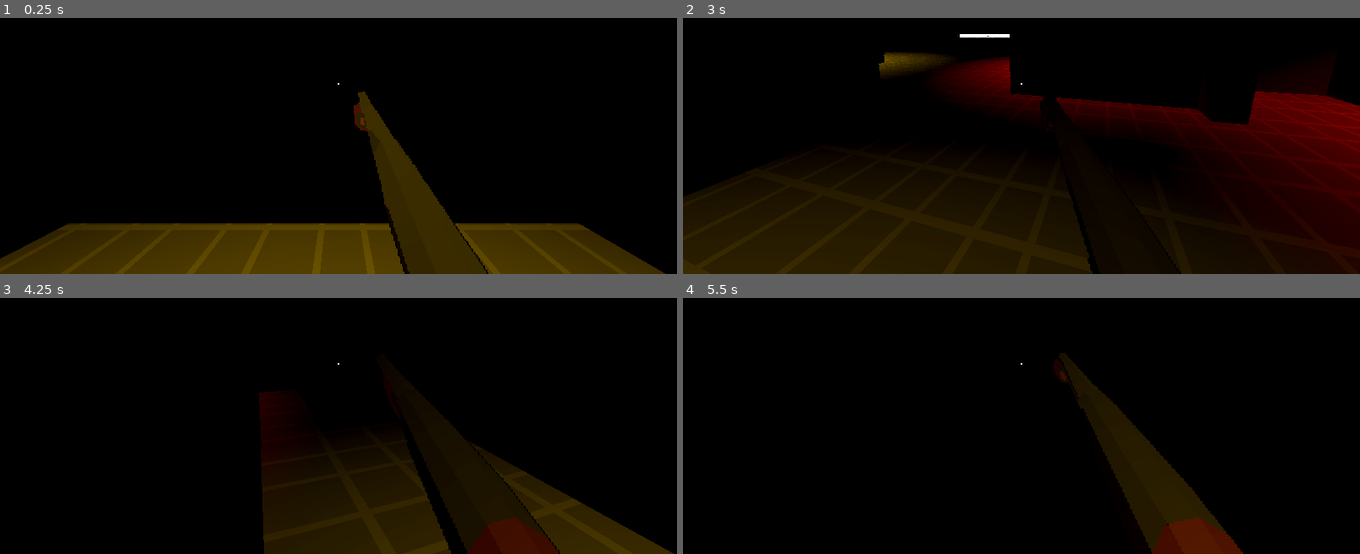
Above: before the commit, frames 1-4 (two rows, left to right).
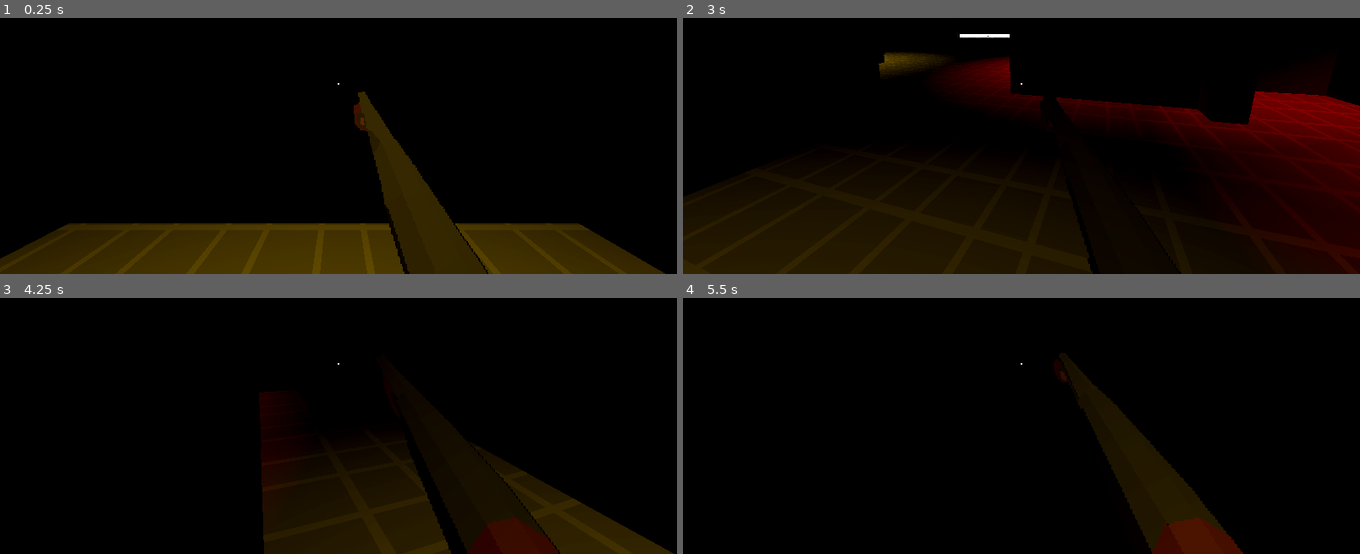
Above: after the commit, the same moments.

Repository: Rain-Gayming/zomboid-like
Game: Godot game, scene res://world/levels/level_3.tscn
The game is run twice, just before and just after one commit, with the same random seed, the same clock (stepped at 60 frames per second) and the same inputs.
Inputs (mouse positions are in pixels of both pictures, inside the frame that each line leads up to):
- Up to frame 1 (0.25 s): no input
- Up to frame 2 (3 s): move the mouse to (1055, 82) at 0.52 s; hold W (movement_forward) from 0.53 s (still down); click (1055, 82) at 0.6 s; tap Space (movement_jump) at 0.77, 1.52 s; move the mouse to (987, 84) at 1.27 s; click (987, 84) at 1.35 s; move the mouse to (1035, 76) at 2.02 s; click (1035, 76) at 2.1 s; tap Enter at 2.75 s; move the mouse to (1014, 89) at 2.77 s; click (1014, 89) at 2.85 s
- Up to frame 3 (4.25 s): keep holding W (movement_forward); tap Space (movement_jump) at 3.02, 3.77 s; move the mouse to (385, 369) at 3.52 s; click (385, 369) at 3.6 s
- Up to frame 4 (5.5 s): keep holding W (movement_forward); move the mouse to (967, 359) at 4.27 s; click (967, 359) at 4.35 s; tap Space (movement_jump) at 4.52 s; move the mouse to (1028, 364) at 5.02 s; click (1028, 364) at 5.1 s

The runs differ from the first frame. In frame 2, 0.3% of the frame differs, in the area x 83-95%, y 28-40%; in frame 3, less than 0.1%; in frame 4, less than 0.1%.

Commit message:
fixed enemy spawning

Diff:
--- a/entities/entity.tscn
+++ b/entities/entity.tscn
@@ -33,6 +33,7 @@
 melee_range = 3.0
 missile_range = 15.0
 move_speed = 5.0
+wait_time = 3.0
 
 [node name="CollisionShape3D" type="CollisionShape3D" parent="."]
 transform = Transform3D(1, -3.84397e-16, 0, -3.84362e-16, 1, 0, 0, 0, 1, -2.08057e-08, 0, 0.0669124)
--- a/entities/scripts/enemy_manager.gd
+++ b/entities/scripts/enemy_manager.gd
@@ -23,14 +23,24 @@
 @export var missile_range: float
 @export var move_speed: float
 @export var is_ranged: bool
+@export var wait_time: float
+@export var wait_timer: float
+
 
 func _ready():
+	wait_timer = wait_time
 	SignalManager.collect_tag.connect(return_tag)
 	SignalManager.noise.connect(heard_sound)
+	SignalManager.emit_return_tag(tag)
 
-func _physics_process(_delta):
-	if target != Vector3.ZERO :
+func _physics_process(delta):
 
+
+	wait_timer -= delta
+	if target != Vector3.ZERO and wait_timer <= 0:
+
+		look_at(target)
+		rotation.x = 0
 		var distance_to_target = position.distance_to(target)
 		var distance_to_stay
 
@@ -74,7 +84,7 @@
 
 func heard_sound(position_from: Vector3, loudness: float, sound_name: String):
 	var distance = position_from.distance_to(position)
-	if target == Vector3.ZERO or last_sound_heard == name or loudness > last_sound_loudness:
+	if target == Vector3.ZERO or last_sound_heard == name or loudness > last_sound_loudness and wait_timer <= 0:
 		if distance <= loudness:
 			target = position_from
 			agent.set_target_position(position_from)
@@ -84,5 +94,5 @@
 
 
 func can_see(area: Area3D) -> void:
-	if area.has_method("add_tag"):
+	if area.is_in_group("player"):
 		target = area.position
--- a/entities/scripts/enemy_spawner.gd
+++ b/entities/scripts/enemy_spawner.gd
@@ -13,8 +13,8 @@
 func spawn(tag: int):
 	if tag == my_tag and not has_spawned:
 		print("tag found")
-		SignalManager.emit_update_tag(my_tag)
 		has_spawned = true
 		var new_entity = entity_to_spawn.instantiate()
-		new_entity.position = position
-		new_entity.rotation = rotation
+		new_entity.tag = my_tag
+		self.add_child(new_entity)
+		print(new_entity)
--- a/entities/scripts/spawn_trigger.gd
+++ b/entities/scripts/spawn_trigger.gd
@@ -7,4 +7,5 @@
 	spawn_visual.visible = false
 
 func _on_area_area_entered(_area: Area3D) -> void:
-	SignalManager.emit_spawn(tag)
+	if _area.is_in_group("player"):
+		SignalManager.emit_spawn(tag)
--- a/project.godot
+++ b/project.godot
@@ -31,6 +31,10 @@
 window/size/initial_position_type=2
 window/stretch/mode="canvas_items"
 window/stretch/aspect="ignore"
+
+[global_group]
+
+player=""
 
 [input]
 
--- a/weapons/shotgun.tscn
+++ b/weapons/shotgun.tscn
@@ -102,7 +102,7 @@
 texture_filter = 0
 sprite_frames = SubResource("SpriteFrames_gu62l")
 animation = &"shotgun_idle"
-frame_progress = 0.103072
+frame_progress = 0.00768893
 
 [node name="AnimatedSprite3D2" type="AnimatedSprite3D" parent="."]
 transform = Transform3D(1, 0, 0, 0, 0.856889, 0.515502, 0, -0.515502, 0.856889, 0.211421, -0.0711115, -0.379697)
--- a/world/levels/level_3.tscn
+++ b/world/levels/level_3.tscn
@@ -125,7 +125,7 @@
 [sub_resource type="Resource" id="Resource_ex0w2"]
 script = ExtResource("4_vhe78")
 condition = 0
-tag = 1
+tag = 0
 has_been_completed = false
 amount = 0
 run_after_last = false
@@ -135,11 +135,10 @@
 [node name="DirectionalLight3D" type="DirectionalLight3D" parent="."]
 transform = Transform3D(-0.866023, -0.433016, 0.250001, 0, 0.499998, 0.866027, -0.500003, 0.749999, -0.43301, 0, 0, 0)
 shadow_enabled = true
-shadow_bias = 0.0
 
 [node name="player" type="Node3D" parent="."]
 
-[node name="player" type="CharacterBody3D" parent="player"]
+[node name="player" type="CharacterBody3D" parent="player" groups=["player"]]
 transform = Transform3D(-4.37114e-08, 0, 1, 0, 1, 0, -1, 0, -4.37114e-08, 0, 0, 0)
 script = ExtResource("10_yr07e")
 current_speed = 14.0
@@ -177,9 +176,9 @@
 transform = Transform3D(1, 0, 0, 0, -4.37114e-08, -1, 0, 1, -4.37114e-08, 0, 0, 0)
 target_position = Vector3(0, -11.405, 0)
 
-[node name="collision_area" type="Area3D" parent="player/player"]
-
-[node name="CollisionShape3D" type="CollisionShape3D" parent="player/player/collision_area"]
+[node name="player_area" type="Area3D" parent="player/player" groups=["player"]]
+
+[node name="CollisionShape3D" type="CollisionShape3D" parent="player/player/player_area" groups=["player"]]
 transform = Transform3D(1, 0, 0, 0, 1, 0, 0, 0, 1, 0, 1.63525, 0)
 shape = SubResource("BoxShape3D_3l0nh")
 
@@ -1065,140 +1064,160 @@
 [node name="SpotLight3D" type="SpotLight3D" parent="lights"]
 transform = Transform3D(1, 0, 0, 0, -4.37114e-08, 1, 0, -1, -4.37114e-08, 0, 9, 0)
 light_color = Color(0.738289, 0.598071, 0, 1)
-light_energy = 2.495
+light_energy = 2.095
+shadow_enabled = true
 spot_range = 4096.0
 spot_angle = 55.9
 
 [node name="SpotLight3D2" type="SpotLight3D" parent="lights"]
 transform = Transform3D(1, 0, 0, 0, -4.37114e-08, 1, 0, -1, -4.37114e-08, 22, 9, 0)
 light_color = Color(0.738289, 0.598071, 0, 1)
-light_energy = 2.495
+light_energy = 2.095
+shadow_enabled = true
 spot_range = 4096.0
 spot_angle = 55.9
 
 [node name="SpotLight3D9" type="SpotLight3D" parent="lights"]
 transform = Transform3D(1, 0, 0, 0, -4.37114e-08, 1, 0, -1, -4.37114e-08, 33, 9, 6)
 light_color = Color(0.738289, 0.598071, 0, 1)
-light_energy = 2.495
+light_energy = 2.095
+shadow_enabled = true
 spot_range = 4096.0
 spot_angle = 55.9
 
 [node name="SpotLight3D4" type="SpotLight3D" parent="lights"]
 transform = Transform3D(1, 0, 0, 0, -4.37114e-08, 1, 0, -1, -4.37114e-08, 22, 9, -23)
 light_color = Color(0.738289, 0.598071, 0, 1)
-light_energy = 2.495
+light_energy = 2.095
+shadow_enabled = true
 spot_range = 4096.0
 spot_angle = 55.9
 
 [node name="SpotLight3D5" type="SpotLight3D" parent="lights"]
 transform = Transform3D(1, 0, 0, 0, -4.37114e-08, 1, 0, -1, -4.37114e-08, 22, 9, -37.6127)
 light_color = Color(0.738289, 0.598071, 0, 1)
-light_energy = 2.495
+light_energy = 2.095
+shadow_enabled = true
 spot_range = 4096.0
 spot_angle = 55.9
 
 [node name="SpotLight3D6" type="SpotLight3D" parent="lights"]
 transform = Transform3D(1, 0, 0, 0, -4.37114e-08, 1, 0, -1, -4.37114e-08, 56, 9, -33)
 light_color = Color(0.738289, 0.598071, 0, 1)
-light_energy = 2.495
+light_energy = 2.095
+shadow_enabled = true
 spot_range = 4096.0
 spot_angle = 55.9
 
 [node name="SpotLight3D7" type="SpotLight3D" parent="lights"]
 transform = Transform3D(1, 0, 0, 0, -4.37114e-08, 1, 0, -1, -4.37114e-08, 56, 9, -5)
 light_color = Color(0.738289, 0.598071, 0, 1)
-light_energy = 2.495
+light_energy = 2.095
+shadow_enabled = true
 spot_range = 4096.0
 spot_angle = 55.9
 
 [node name="SpotLight3D3" type="SpotLight3D" parent="lights"]
 transform = Transform3D(1, 0, 0, 0, -4.37114e-08, 1, 0, -1, -4.37114e-08, 43, 9, 8)
 light_color = Color(0.738289, 0.598071, 0, 1)
-light_energy = 2.495
+light_energy = 2.095
+shadow_enabled = true
 spot_range = 4096.0
 spot_angle = 55.9
 
 [node name="SpotLight3D8" type="SpotLight3D" parent="lights"]
 transform = Transform3D(1, 0, 0, 0, -4.37114e-08, 1, 0, -1, -4.37114e-08, 48, 9, 19)
 light_color = Color(0.738289, 0.598071, 0, 1)
-light_energy = 2.495
+light_energy = 2.095
+shadow_enabled = true
 spot_range = 4096.0
 spot_angle = 55.9
 
 [node name="SpotLight3D11" type="SpotLight3D" parent="lights"]
 transform = Transform3D(1, 0, 0, 0, -4.37114e-08, 1, 0, -1, -4.37114e-08, 67, 9, 8)
 light_color = Color(0.738289, 0.598071, 0, 1)
-light_energy = 2.495
+light_energy = 2.095
+shadow_enabled = true
 spot_range = 4096.0
 spot_angle = 55.9
 
 [node name="SpotLight3D12" type="SpotLight3D" parent="lights"]
 transform = Transform3D(1, 0, 0, 0, -4.37114e-08, 1, 0, -1, -4.37114e-08, 69, 9, -13)
 light_color = Color(0.738289, 0.598071, 0, 1)
-light_energy = 2.495
+light_energy = 2.095
+shadow_enabled = true
 spot_range = 4096.0
 spot_angle = 55.9
 
 [node name="SpotLight3D13" type="SpotLight3D" parent="lights"]
 transform = Transform3D(1, 0, 0, 0, -4.37114e-08, 1, 0, -1, -4.37114e-08, 82, 9, 1)
 light_color = Color(0.738289, 0.598071, 0, 1)
-light_energy = 2.495
+light_energy = 2.095
+shadow_enabled = true
 spot_range = 4096.0
 spot_angle = 55.9
 
 [node name="SpotLight3D14" type="SpotLight3D" parent="lights"]
 transform = Transform3D(1, 0, 0, 0, -4.37114e-08, 1, 0, -1, -4.37114e-08, 49, 9, 35)
 light_color = Color(0.738289, 0.598071, 0, 1)
-light_energy = 2.495
+light_energy = 2.095
+shadow_enabled = true
 spot_range = 4096.0
 spot_angle = 55.9
 
 [node name="SpotLight3D15" type="SpotLight3D" parent="lights"]
 transform = Transform3D(1, 0, 0, 0, -4.37114e-08, 1, 0, -1, -4.37114e-08, 49, 9, 53)
 light_color = Color(0.738289, 0.598071, 0, 1)
-light_energy = 2.495
+light_energy = 2.095
+shadow_enabled = true
 spot_range = 4096.0
 spot_angle = 55.9
 
 [node name="SpotLight3D16" type="SpotLight3D" parent="lights"]
 transform = Transform3D(1, 0, 0, 0, -4.37114e-08, 1, 0, -1, -4.37114e-08, 48, 9, 75)
 light_color = Color(0.738289, 0.598071, 0, 1)
-light_energy = 2.495
+light_energy = 2.095
+shadow_enabled = true
 spot_range = 4096.0
 spot_angle = 55.9
 
 [node name="SpotLight3D17" type="SpotLight3D" parent="lights"]
 transform = Transform3D(1, 0, 0, 0, -4.37114e-08, 1, 0, -1, -4.37114e-08, 60, 9, 75)
 light_color = Color(0.738289, 0.598071, 0, 1)
-light_energy = 2.495
+light_energy = 2.095
+shadow_enabled = true
 spot_range = 4096.0
 spot_angle = 55.9
 
 [node name="SpotLight3D18" type="SpotLight3D" parent="lights"]
 transform = Transform3D(1, 0, 0, 0, -4.37114e-08, 1, 0, -1, -4.37114e-08, 37, 9, 34)
 light_color = Color(0.738289, 0.598071, 0, 1)
-light_energy = 2.495
+light_energy = 2.095
+shadow_enabled = true
 spot_range = 4096.0
 spot_angle = 55.9
 
 [node name="SpotLight3D19" type="SpotLight3D" parent="lights"]
 transform = Transform3D(1, 0, 0, 0, -4.37114e-08, 1, 0, -1, -4.37114e-08, 22, 9, 21)
 light_color = Color(0.738289, 0.598071, 0, 1)
-light_energy = 2.495
+light_energy = 2.095
+shadow_enabled = true
 spot_range = 4096.0
 spot_angle = 55.9
 
 [node name="SpotLight3D20" type="SpotLight3D" parent="lights"]
 transform = Transform3D(1, 0, 0, 0, -4.37114e-08, 1, 0, -1, -4.37114e-08, -1, 9, 25)
 light_color = Color(1, 0.174984, 0.119162, 1)
-light_energy = 2.495
+light_energy = 2.095
+shadow_enabled = true
 spot_range = 4096.0
 spot_angle = 55.9
 
 [node name="SpotLight3D21" type="SpotLight3D" parent="lights"]
 transform = Transform3D(1, 0, 0, 0, -4.37114e-08, 1, 0, -1, -4.37114e-08, -15, 9, 13)
 light_color = Color(1, 0.174984, 0.119162, 1)
-light_energy = 2.495
+light_energy = 2.095
+shadow_enabled = true
 spot_range = 4096.0
 spot_angle = 55.9
 
